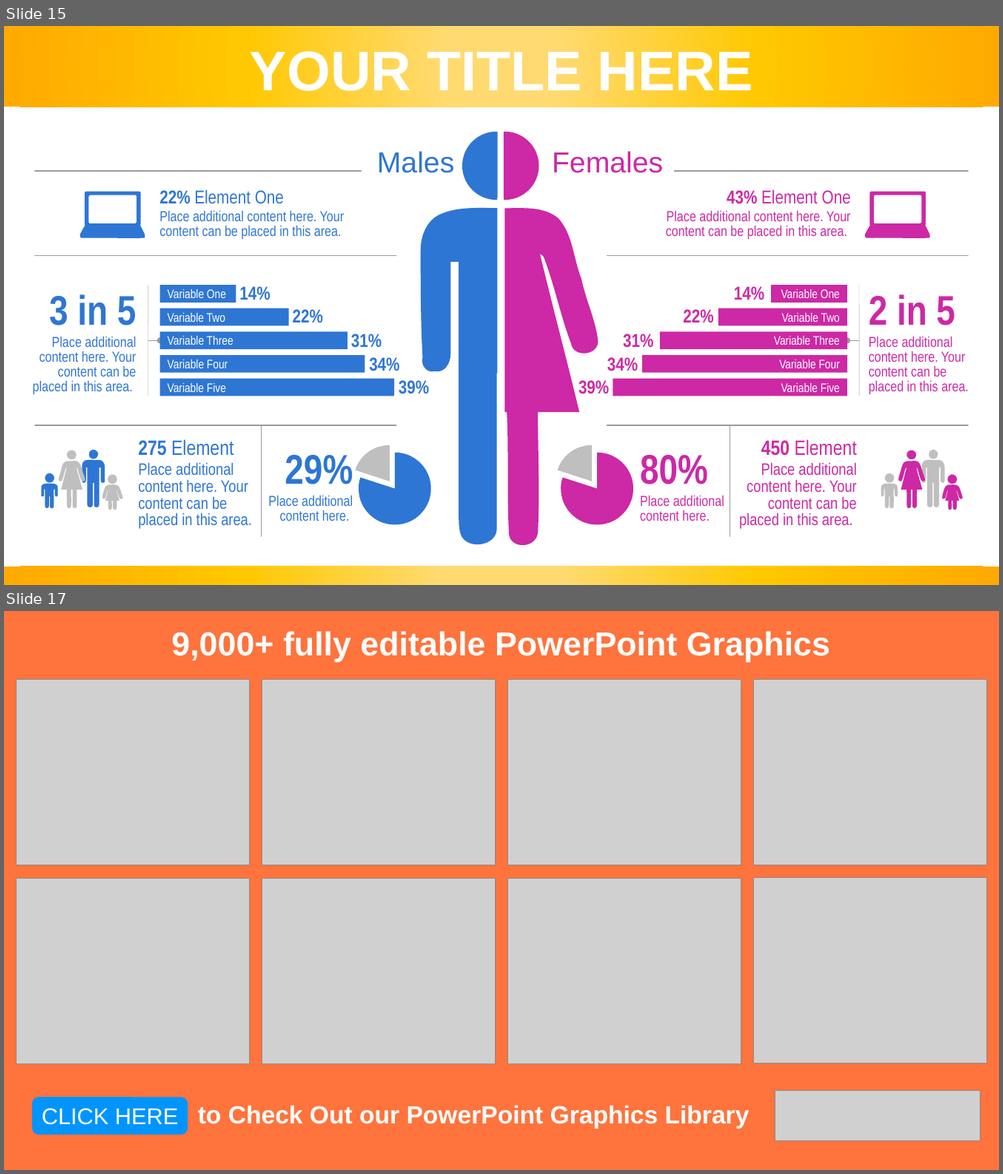
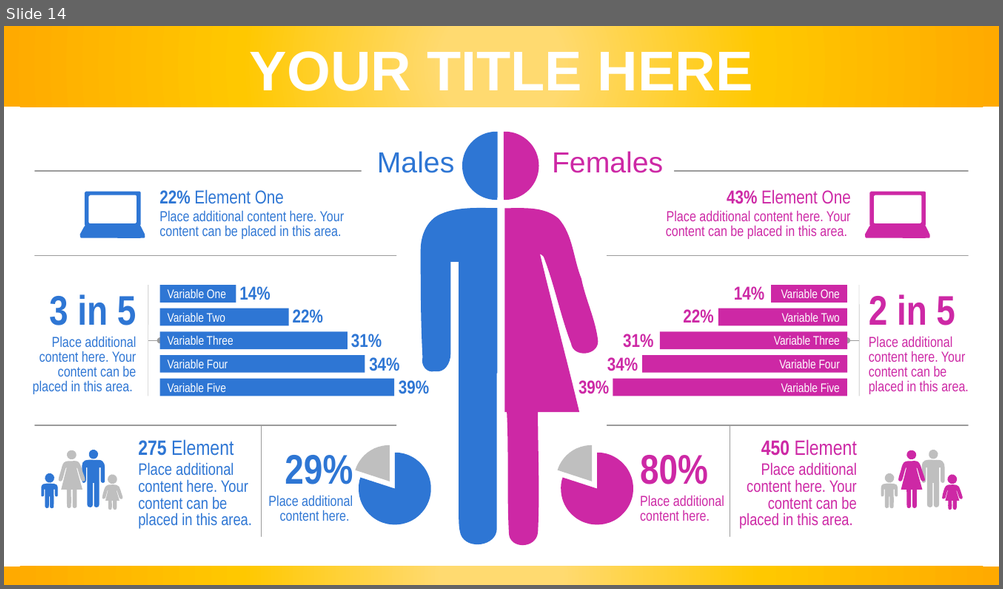
Before and after one commit to speedracer05/Covid_CalFresh, a slide deck: Presentation/Covid_CalFresh_v.01.pptx. Shown one above the other, each under a label of ours: slides 15 and 17 before the commit, slide 14 after it; the slides between them are not shown. The pictures are 1003x1174 and 1003x589 pixels, drawn with LibreOffice and Linux fonts; fonts in the diff are those of the drawing; grey boxes stand for pictures. Boxes give left, top, right and bottom in pixels: in the first picture for what was removed or moved away, otherwise in the second. Text is boxed around its words. In the diff, an @@ line names an element or a change of style, - is before the commit and + after.

```diff
--- a/Presentation/Covid_CalFresh_v.01.pptx
+++ b/Presentation/Covid_CalFresh_v.01.pptx
@@ slide 17 removed at box(4, 611, 999, 1170), background #FFFFFF @@
@@ rectangle removed at box(4, 611, 999, 1170) @@
@@ text removed at box(171, 631, 830, 662) @@
-9,000+ fully editable PowerPoint Graphics
@@ picture removed at box(16, 680, 249, 866) @@
@@ picture removed at box(262, 680, 495, 866) @@
@@ picture removed at box(508, 680, 740, 866) @@
@@ picture removed at box(753, 680, 986, 866) @@
@@ picture removed at box(16, 878, 249, 1064) @@
@@ picture removed at box(262, 878, 495, 1064) @@
@@ picture removed at box(508, 878, 740, 1064) @@
@@ picture removed at box(753, 878, 986, 1064) @@
@@ rounded rectangle removed at box(32, 1097, 188, 1135) @@
@@ picture removed at box(775, 1091, 980, 1142) @@
@@ text removed at box(42, 1108, 178, 1125) @@
-CLICK HERE
@@ text removed at box(198, 1105, 749, 1129) @@
-to Check Out our PowerPoint Graphics Library
@@ what was slide 15 is now slide 14 @@
```
Also in this commit, not shown: 1 slide changed, 2 slides added, 4 other slides removed, 3 other files.
